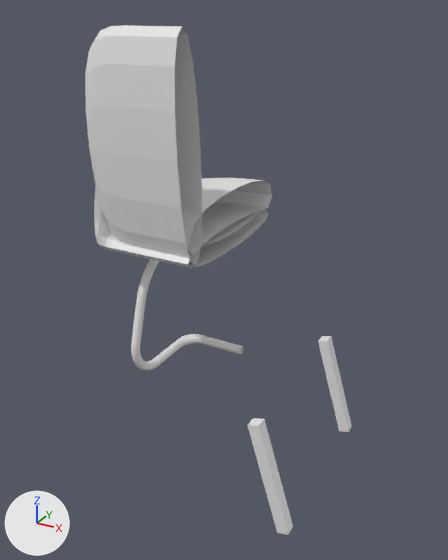
A saved change to the glTF model godot/environment/itemAssets/assets/conchair/conchair.glb.
Before and after are seen from a 50 mm lens placed at (2.99, -4.58, 3.87), pointed at (0.29, 0.33, 1.41). Arrows for +X, +Y and +Z are at lower left; the lights stay in place. Where no turn or scale is listed for an object, it has been applied to the vertices. Vertices at the same position are counted once.
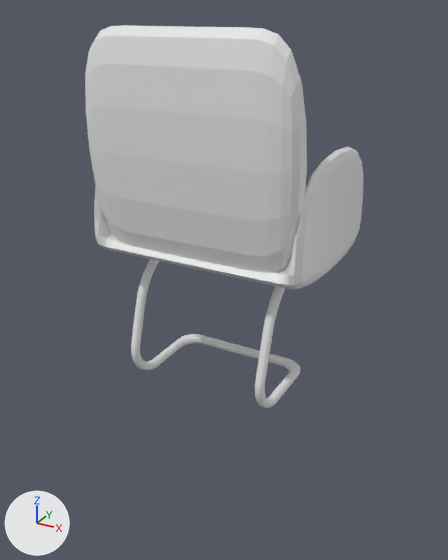
Where the newer file only moved an object's origin or applied its transform, the numbers keep the older frame.

Changed parts and their boxes [x1, y1, x2, y2] in the pictures (448 x 560 px):
'Cube.008', reshaped (48% wider, 11% taller)
    before: [85, 25, 272, 370]
    after: [85, 25, 363, 408]
'Cube.009', deleted
    before: [247, 418, 293, 535]
'Cube.007', deleted
    before: [318, 336, 352, 432]
part 1 of me_cube_010, added
    after: [255, 332, 277, 408]
part 2 of me_cube_010, added
    after: [263, 286, 285, 333]
part 3 of me_cube_010, added
    after: [175, 26, 363, 289]
part 4 of me_cube_010, added
    after: [240, 346, 300, 402]

The change, as a list of edits to the scene's bpy script:
```text
Change me_cube_010:
    used by ob_cube_008; location = (0.0, 0.25, 0.0)
    remove me_cube_010.from_pydata(...)  # 1307 vertices, 2534 faces; spans x -1.22..0.0, y -0.27..1.8, z -0.01..3.73
    add me_cube_010.from_pydata(...)  # 2550 vertices, 5068 faces; spans x -1.22..1.22, y -0.27..1.8, z -0.01..3.73
    me_cube_010 part 1: the loose piece of 352 vertices spanning x -0.81..-0.71, y -0.1..0.31, z -0.01..0.96 is copied, and the copy is mirrored in x about the mesh origin; it spans x 0.71..0.81, y -0.1..0.31, z -0.01..0.96
    me_cube_010 part 2: the loose piece of 352 vertices spanning x -0.81..-0.69, y 0.06..1.44, z 0.93..1.49 is copied, and the copy is mirrored in x about the mesh origin; it spans x 0.69..0.81, y 0.06..1.44, z 0.93..1.49
    me_cube_010 part 3: 411 vertices added at x 0.17..1.22, y -0.27..1.77, z 1.45..3.73
    me_cube_010 part 4: 128 vertices added at x 0.51..0.81, y 0.28..1.11, z -0.01..0.09
Remove ob_cube_007:
    ob_cube_007 = bpy.data.objects.new('Cube.007', me_cube_009)
    ob_cube_007.location = (1.44, 0.5, 0.47)
Remove ob_cube_009:
    ob_cube_009 = bpy.data.objects.new('Cube.009', me_cube_011)
    ob_cube_009.location = (1.44, -1.0, 0.47)
```
